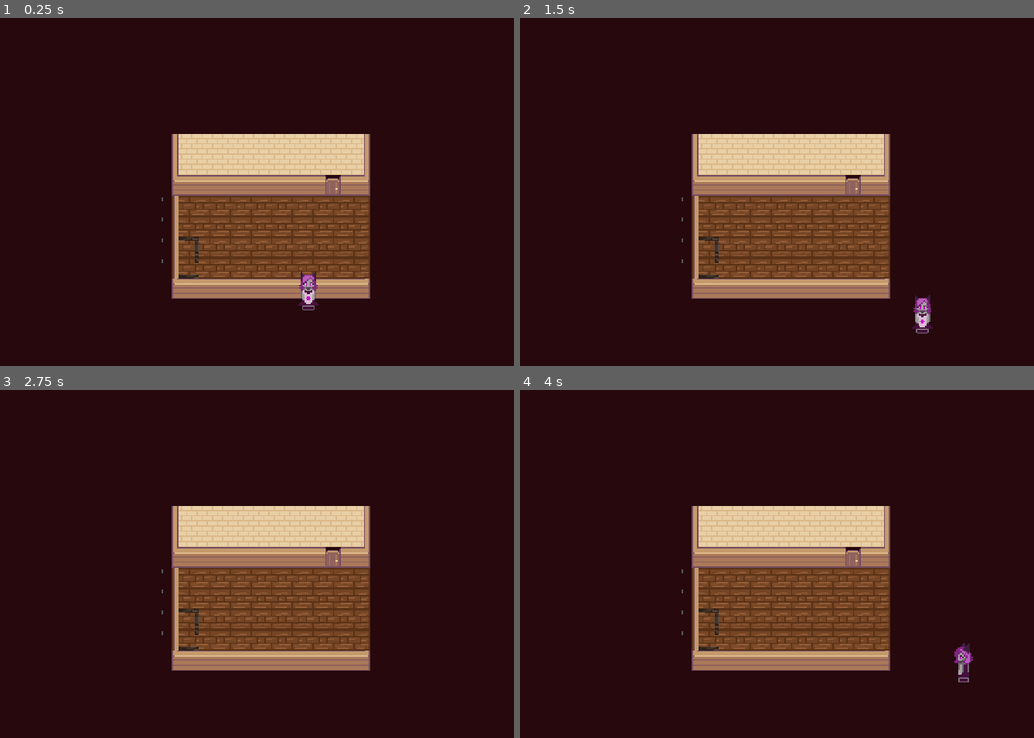
Above: before the commit, frames 1-4 (two rows, left to right).
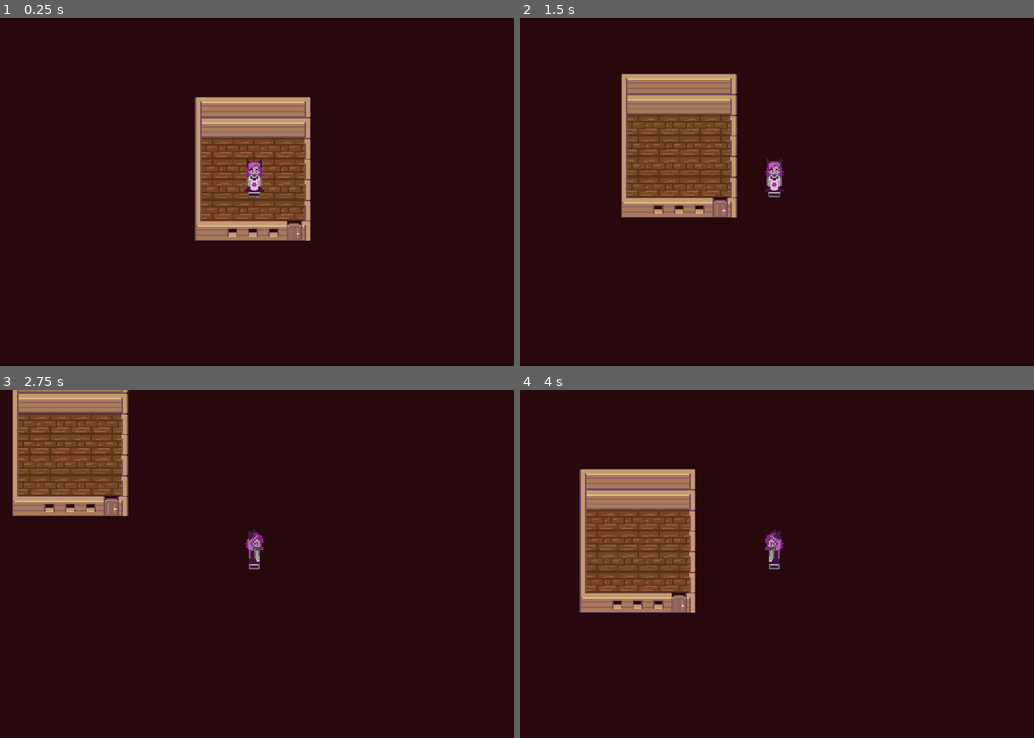
Above: after the commit, the same moments.

Repository: haikayote/CatGirlCafeRPG
Game: Godot game, scene res://Levels/Area1/01.tscn
The game is run twice, just before and just after one commit, with the same random seed, the same clock (stepped at 60 frames per second) and the same inputs. Before the commit the project starts from res://playground.tscn.
Inputs:
- Up to frame 1 (0.25 s): no input
- Up to frame 2 (1.5 s): tap Enter at 0.5 s; hold D (right) 0.53-1.28 s; hold S (down) from 1.28 s (still down)
- Up to frame 3 (2.75 s): release S (down) at 2.03 s; hold D (right) from 2.03 s (still down)
- Up to frame 4 (4 s): release D (right) at 2.78 s; hold W (up) 2.78-3.53 s; hold A (left) from 3.53 s (still down)

The runs differ from the first frame. In frame 1, 20% of the frame differs, in the area x 31-73%, y 22-84%; in frame 2, 26%; in frame 3, 26%; in frame 4, 28%, in the area x 11-89%, y 22-84%.

Commit message:
Connected levels w/ smooth transition
Connected cafe level with bedroom scene, adding a fade scene transition

Diff:
--- a/00_Globals/GlobalLevelManager.gd
+++ b/00_Globals/GlobalLevelManager.gd
@@ -1,9 +1,43 @@
 extends Node
 
+signal level_load_started
+signal level_loaded
 
 var current_tilemap_bounds : Array[Vector2]
 signal TileMapBoundsChanged(bounds : Array[Vector2])
 
+var target_transition : String
+var position_offset : Vector2
+
+func _ready() -> void:
+	await get_tree().process_frame
+	level_loaded.emit()
+
 func ChangeTilemapBounds(bounds : Array[Vector2]) -> void:
 	current_tilemap_bounds = bounds
 	TileMapBoundsChanged.emit(bounds)
+
+func load_new_level(
+	level_path : String,
+	_target_transition : String,
+	_position_offset : Vector2,
+
+) -> void:
+	get_tree().paused = true
+	target_transition = _target_transition
+	position_offset = _position_offset
+
+	await SceneTransition.fade_out()  #Level Transition
+
+	level_load_started.emit()
+	await get_tree().process_frame #waits for next tick, for previous level to be removed
+	get_tree().change_scene_to_file(level_path)
+
+	await SceneTransition.fade_in()
+
+	get_tree().paused = false
+	await get_tree().process_frame
+
+	level_loaded.emit()
+
+	pass
--- /dev/null
+++ b/GUI/scene_transition/scene_transition.gd
@@ -0,0 +1,12 @@
+extends CanvasLayer
+
+@onready var animation_player : AnimationPlayer = $Control/AnimationPlayer
+
+func fade_out() -> bool:
+	animation_player.play("fade_out")
+	await animation_player.animation_finished
+	return true
+func fade_in() -> bool:
+	animation_player.play("fade_in")
+	await animation_player.animation_finished
+	return true
--- /dev/null
+++ b/GUI/scene_transition/scene_transition.tscn
@@ -0,0 +1,100 @@
+[gd_scene load_steps=7 format=3 uid="uid://bqoh5y2fn3gu8"]
+
+[ext_resource type="Script" uid="uid://drwnixjl0yjv1" path="res://GUI/scene_transition/scene_transition.gd" id="1_g0eyb"]
+
+[sub_resource type="Animation" id="Animation_ju5is"]
+resource_name = "default"
+tracks/0/type = "value"
+tracks/0/imported = false
+tracks/0/enabled = true
+tracks/0/path = NodePath("ColorRect:color")
+tracks/0/interp = 1
+tracks/0/loop_wrap = true
+tracks/0/keys = {
+"times": PackedFloat32Array(0),
+"transitions": PackedFloat32Array(1),
+"update": 0,
+"values": [Color(0, 0, 0, 0)]
+}
+
+[sub_resource type="Animation" id="Animation_iv0u0"]
+length = 0.001
+tracks/0/type = "value"
+tracks/0/imported = false
+tracks/0/enabled = true
+tracks/0/path = NodePath("ColorRect:color")
+tracks/0/interp = 1
+tracks/0/loop_wrap = true
+tracks/0/keys = {
+"times": PackedFloat32Array(0),
+"transitions": PackedFloat32Array(1),
+"update": 0,
+"values": [Color(0, 0, 0, 0)]
+}
+
+[sub_resource type="Animation" id="Animation_18lb8"]
+resource_name = "fade_in"
+length = 0.2
+tracks/0/type = "value"
+tracks/0/imported = false
+tracks/0/enabled = true
+tracks/0/path = NodePath("ColorRect:color")
+tracks/0/interp = 1
+tracks/0/loop_wrap = true
+tracks/0/keys = {
+"times": PackedFloat32Array(0.1, 0.2),
+"transitions": PackedFloat32Array(1, 1),
+"update": 0,
+"values": [Color(0, 0, 0, 1), Color(0, 0, 0, 0)]
+}
+
+[sub_resource type="Animation" id="Animation_374bw"]
+resource_name = "fade_out"
+length = 0.2
+tracks/0/type = "value"
+tracks/0/imported = false
+tracks/0/enabled = true
+tracks/0/path = NodePath("ColorRect:color")
+tracks/0/interp = 1
+tracks/0/loop_wrap = true
+tracks/0/keys = {
+"times": PackedFloat32Array(0.06666668, 0.16666669),
+"transitions": PackedFloat32Array(1, 1),
+"update": 0,
+"values": [Color(0, 0, 0, 0), Color(0, 0, 0, 1)]
+}
+
+[sub_resource type="AnimationLibrary" id="AnimationLibrary_cpvhw"]
+_data = {
+&"RESET": SubResource("Animation_iv0u0"),
+&"default": SubResource("Animation_ju5is"),
+&"fade_in": SubResource("Animation_18lb8"),
+&"fade_out": SubResource("Animation_374bw")
+}
+
+[node name="SceneTransition" type="CanvasLayer"]
+process_mode = 3
+script = ExtResource("1_g0eyb")
+
+[node name="Control" type="Control" parent="."]
+layout_mode = 3
+anchors_preset = 15
+anchor_right = 1.0
+anchor_bottom = 1.0
+grow_horizontal = 2
+grow_vertical = 2
+
+[node name="ColorRect" type="ColorRect" parent="Control"]
+layout_mode = 1
+anchors_preset = 15
+anchor_right = 1.0
+anchor_bottom = 1.0
+grow_horizontal = 2
+grow_vertical = 2
+color = Color(0, 0, 0, 0)
+
+[node name="AnimationPlayer" type="AnimationPlayer" parent="Control"]
+libraries = {
+&"": SubResource("AnimationLibrary_cpvhw")
+}
+autoplay = "default"
--- a/Levels/Area1/01.tscn
+++ b/Levels/Area1/01.tscn
@@ -1,8 +1,9 @@
-[gd_scene load_steps=6 format=4 uid="uid://db03omccnb8bk"]
+[gd_scene load_steps=7 format=4 uid="uid://db03omccnb8bk"]
 
 [ext_resource type="Texture2D" uid="uid://d2uhqmm3c466m" path="res://Player/Sprites/SECONDBARISTA.png" id="1_5cr60"]
 [ext_resource type="Script" uid="uid://b3j5h7cemips2" path="res://Levels/scripts/level.gd" id="1_i1foo"]
 [ext_resource type="PackedScene" uid="uid://ciopepvmttn4k" path="res://Levels/player_spawn.tscn" id="2_5p8lo"]
+[ext_resource type="PackedScene" uid="uid://bwg2rr8tgx1aa" path="res://Levels/level_transition.tscn" id="4_uoma6"]
 
 [sub_resource type="TileSetAtlasSource" id="TileSetAtlasSource_5p8lo"]
 texture = ExtResource("1_5cr60")
@@ -53,3 +54,9 @@
 
 [node name="PlayerSpawn" parent="." instance=ExtResource("2_5p8lo")]
 position = Vector2(41, 42)
+
+[node name="LevelTransition" parent="." instance=ExtResource("4_uoma6")]
+position = Vector2(72, 64)
+level = "uid://bodokar5axh1u"
+size = 1
+side = 3
--- /dev/null
+++ b/Levels/level_transition.tscn
@@ -0,0 +1,17 @@
+[gd_scene load_steps=3 format=3 uid="uid://bwg2rr8tgx1aa"]
+
+[ext_resource type="Script" uid="uid://jqlfojrcqab3" path="res://Levels/scripts/level_transition.gd" id="1_cut12"]
+
+[sub_resource type="RectangleShape2D" id="RectangleShape2D_xkh2t"]
+resource_local_to_scene = true
+size = Vector2(32, 16)
+
+[node name="LevelTransition" type="Area2D"]
+collision_layer = 0
+monitorable = false
+script = ExtResource("1_cut12")
+level = "<null>"
+
+[node name="CollisionShape2D" type="CollisionShape2D" parent="."]
+shape = SubResource("RectangleShape2D_xkh2t")
+debug_color = Color(0.9096016, 0.20943385, 0.5394029, 0.41960785)
--- a/Levels/scripts/level.gd
+++ b/Levels/scripts/level.gd
@@ -5,3 +5,9 @@
 func _ready() -> void:
 	self.y_sort_enabled = true
 	GlobalPlayerManager.set_as_parent(self)
+	LevelManager.level_load_started.connect(_free_level)
+
+func _free_level() -> void:
+	GlobalPlayerManager.unparent_player(self)
+	queue_free() #player won't be part of the previous level when level is removed from the game
+	pass
--- /dev/null
+++ b/Levels/scripts/level_transition.gd
@@ -0,0 +1,90 @@
+@tool #runs the code in the editor
+class_name LevelTransition extends Area2D
+
+enum SIDE {LEFT, RIGHT, TOP, BOTTOM}
+
+@export_file("*.tscn") var level
+@export var target_transition_level : String = "LevelTransition"
+
+@export_category("Collision Area Settings")
+
+@export_range(1,12,1, "or_greater") var size : int = 2 :
+	set(_v) :
+		size = _v
+		_update_area()
+
+@export var side : SIDE = SIDE.LEFT:
+	set(_v) :
+		side = _v
+		_update_area()
+
+@export var snap_to_grid : bool = false:
+	set(_v):
+		_snap_to_grid()
+
+@onready var collision_shape : CollisionShape2D = $CollisionShape2D
+# Called when the node enters the scene tree for the first time.
+func _ready() -> void:
+	_update_area()
+	if Engine.is_editor_hint():
+		return
+	monitoring = false
+	_place_player()
+
+	await LevelManager.level_loaded
+
+	monitoring = true
+	body_entered.connect(_player_entered)
+	pass # Replace with function body.
+
+func _player_entered(_p : Node2D) -> void:
+	LevelManager.load_new_level(level, target_transition_level, get_offset())
+	pass
+
+func _place_player() -> void:
+	if name != LevelManager.target_transition:
+		return
+	GlobalPlayerManager.set_player_position(global_position + LevelManager.position_offset)
+
+func get_offset() -> Vector2:  #gets offset between original level transition position and target position
+	var offset : Vector2 = Vector2.ZERO
+	var player_pos = GlobalPlayerManager.player.global_position
+
+	if side == SIDE.LEFT or side == SIDE.RIGHT:
+		offset.y = player_pos.y - global_position.y
+		offset.x = 8
+		if side == SIDE.LEFT:
+			offset.x *= -1
+	else:
+		offset.x = player_pos.x - global_position.x
+		offset.y = 4
+		if side == SIDE.TOP:
+			offset.y *= -1
+	return offset
+
+func _update_area() -> void:
+	var new_rect : Vector2 = Vector2(16,16)
+	var new_position : Vector2 = Vector2.ZERO
+
+	if side == SIDE.TOP:
+		new_rect.x *= size
+		new_position.y -= 8
+	elif side == SIDE.BOTTOM:
+		new_rect.x *= size
+		new_position.y += 8
+	elif side == SIDE.LEFT:
+		new_rect.y *= size
+		new_position.x -= 8
+	elif side == SIDE.RIGHT:
+		new_rect.y *= size
+		new_position.x += 8
+
+	if collision_shape == null:
+		collision_shape = get_node("CollisionShape2D")
+
+	collision_shape.shape.size = new_rect #updates values
+	collision_shape.position = new_position
+
+func _snap_to_grid() -> void: #exercise
+	position.x = round(position.x / 8) * 8 # divides by half a tile, multiplies by half then rounds result
+	position.y = round(position.y / 8) * 8
--- a/playground.tscn
+++ b/playground.tscn
@@ -1,8 +1,9 @@
-[gd_scene load_steps=4 format=4 uid="uid://bodokar5axh1u"]
+[gd_scene load_steps=5 format=4 uid="uid://bodokar5axh1u"]
 
 [ext_resource type="Script" uid="uid://b3j5h7cemips2" path="res://Levels/scripts/level.gd" id="1_m8u5f"]
 [ext_resource type="PackedScene" uid="uid://c6kopkqmh1u75" path="res://Player/Sprites/wooden_house-1.tscn" id="1_wt17y"]
 [ext_resource type="PackedScene" uid="uid://ciopepvmttn4k" path="res://Levels/player_spawn.tscn" id="2_wt17y"]
+[ext_resource type="PackedScene" uid="uid://bwg2rr8tgx1aa" path="res://Levels/level_transition.tscn" id="4_is3ju"]
 
 [node name="Playground" type="Node2D"]
 position = Vector2(-5, 58)
@@ -16,4 +17,10 @@
 tile_map_data = PackedByteArray("AAACAAEAAAABAAQAAAADAAEAAAABAAQAAAAEAAEAAAABAAQAAAAFAAEAAAABAAQAAAAGAAEAAAABAAQAAAAHAA …(1312 unchanged characters)…
 
 [node name="PlayerSpawn" parent="." instance=ExtResource("2_wt17y")]
-position = Vector2(140, 4)
+position = Vector2(41, 27)
+
+[node name="LevelTransition" parent="." instance=ExtResource("4_is3ju")]
+position = Vector2(153, -20)
+level = "uid://db03omccnb8bk"
+size = 1
+side = 2
--- a/project.godot
+++ b/project.godot
@@ -11,7 +11,7 @@
 [application]
 
 config/name="CafeRPG"
-run/main_scene="uid://bodokar5axh1u"
+run/main_scene="uid://db03omccnb8bk"
 config/features=PackedStringArray("4.5", "Forward Plus")
 config/icon="res://icon.svg"
 
@@ -19,6 +19,7 @@
 
 LevelManager="*res://00_Globals/GlobalLevelManager.gd"
 GlobalPlayerManager="*res://00_Globals/GlobalPlayerManager.gd"
+SceneTransition="*res://GUI/scene_transition/scene_transition.tscn"
 
 [display]
 
Not shown, added: GUI/scene_transition/scene_transition.gd.uid
Not shown, added: Levels/scripts/level_transition.gd.uid
